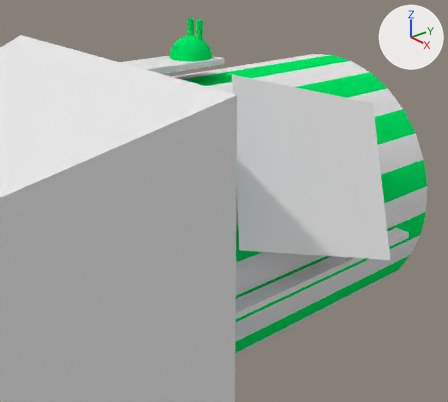
A saved change to the Blender file examples/duhiky/Duhiky.blend.
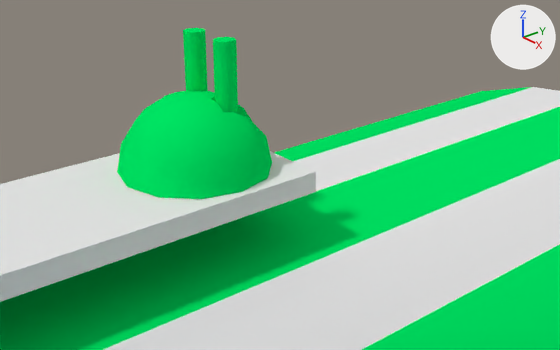
Each version is shown whole from a 50 mm camera at (3.277, -2.781, 1.844) aimed at (0.447, -0.459, 0.296), then close up from a 50 mm camera at (1.102, -1.076, 1.667) aimed at (0.134, -0.281, 1.137). The axes (+X, +Y, +Z) are drawn at upper right. The lights are the same throughout. Objects named as collision shapes, trigger or cutter boxes, shadow casters or lower levels of detail are left out.

Names of what the first close-up shows: 'duhiky-lod0', 'turbase-lod0', 'turbrl-lod0'.
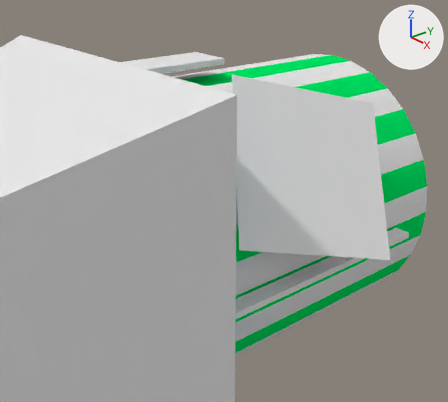
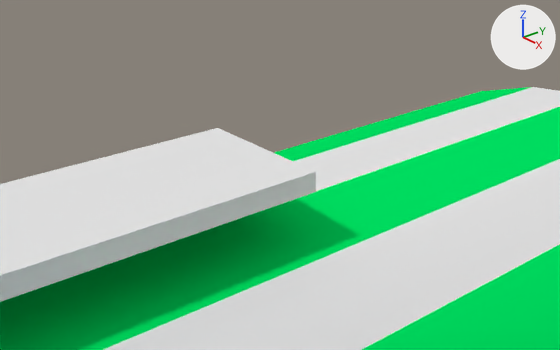
Edits to the bpy script that builds the scene:
```text
Remove ob_turbase_lod0:
    ob_turbase_lod0 = bpy.data.objects.new('turbase-lod0', me_sphere_001)
    ob_turbase_lod0.parent = ob_duhiky_lod0
    ob_turbase_lod0.location = (0.0, -0.368, 1.132)
    _m = ob_turbase_lod0.modifiers.new('EdgeSplit', 'EDGE_SPLIT')
    _m.use_edge_angle = False
Change ob_hp_brlatch:
    remove ob_hp_brlatch.parent = ob_turbase_lod0
Remove ob_turbrl_lod0:
    ob_turbrl_lod0 = bpy.data.objects.new('turbrl-lod0', me_cylinder_002)
    ob_turbrl_lod0.parent = ob_hp_brlatch
    ob_turbrl_lod0.location = (0.0, 0.0, 0.0)
    ob_turbrl_lod0.scale = (0.14, 0.14, 0.14)
    _m = ob_turbrl_lod0.modifiers.new('EdgeSplit', 'EDGE_SPLIT')
    _m.use_edge_angle = False
```

Boxes [x1, y1, x2, y2] around the edits, measured in the close-ups (560 x 350 px):
'turbase-lod0', deleted (green): before [117, 91, 272, 199]
'turbrl-lod0', deleted (green): before [183, 28, 238, 113]
